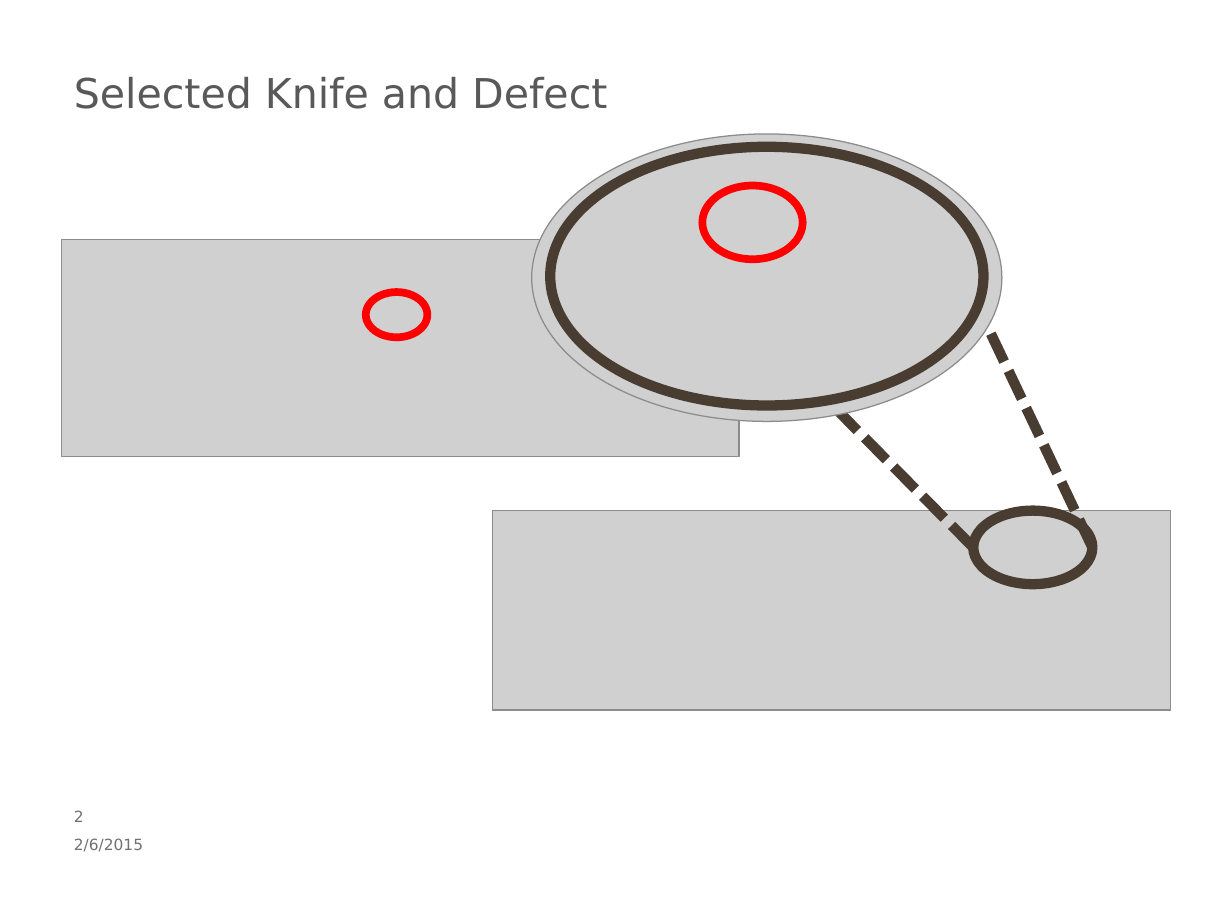
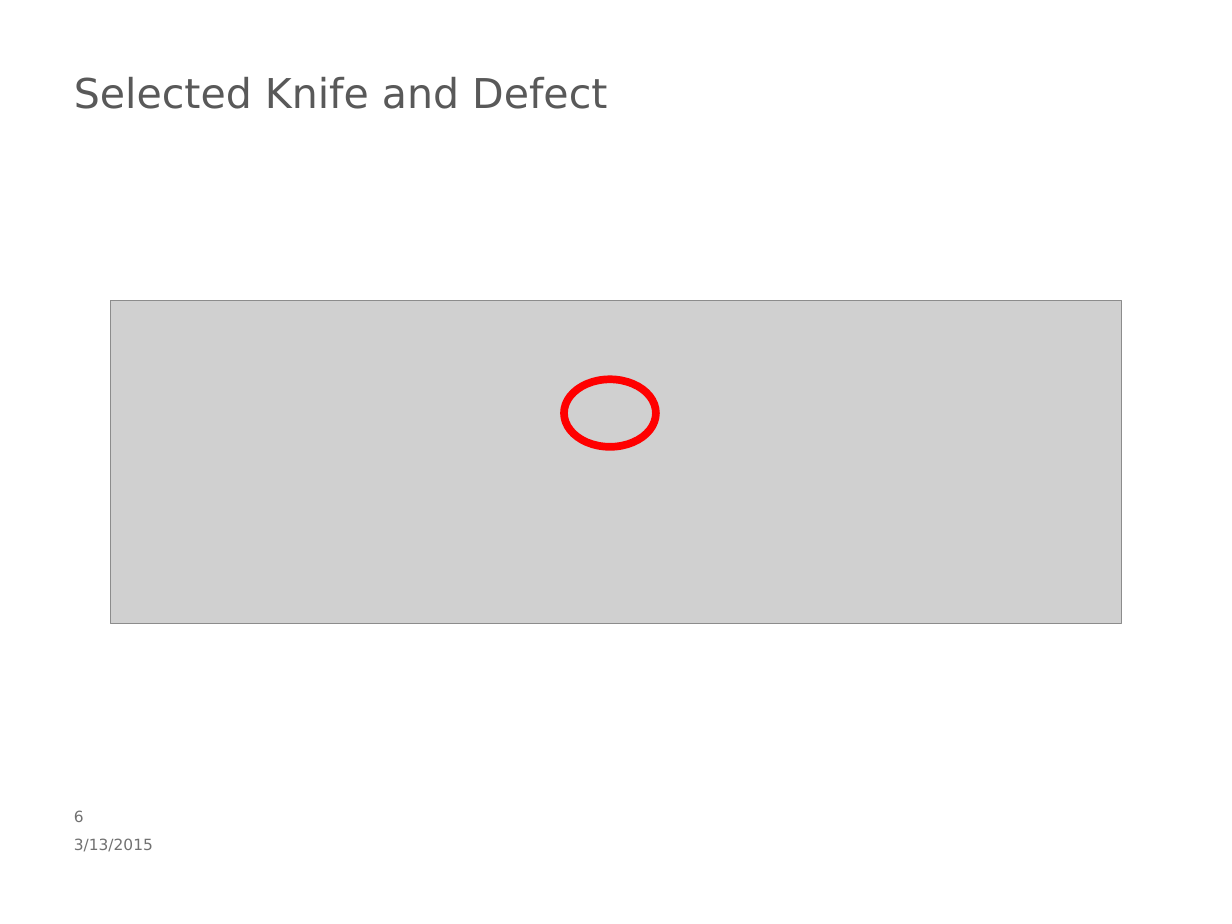
Before and after one commit to nicolaia-osu/ROB599_Project, a slide deck: slide 7 of presentation/slides (working copy).pptx (slide 3 before the commit). Drawn at 1232x924 pixels with LibreOffice and Linux fonts; fonts in the diff are those of the drawing; grey boxes stand for pictures; background and template pictures are left out. Boxes give left, top, right and bottom in pixels: in the first picture for what was removed or moved away, otherwise in the second. Text is boxed around its words. In the diff, an @@ line names an element or a change of style, - is before the commit and + after.

```diff
--- a/presentation/slides (working copy).pptx
+++ b/presentation/slides (working copy).pptx
@@ picture removed at box(532, 134, 1003, 421) @@
@@ ellipse removed at box(551, 147, 984, 405) @@
@@ line removed from (973, 547) to (614, 185) @@
@@ ellipse removed at box(702, 186, 802, 260) @@
@@ line removed from (1093, 547) to (920, 185) @@
@@ picture: place and size @@
-picture at box(62, 240, 739, 457)
+picture at box(111, 301, 1122, 623)
@@ ellipse: place and size @@
-ellipse at box(366, 292, 428, 338)
+ellipse at box(564, 379, 657, 447)
@@ picture removed at box(493, 510, 1170, 710) @@
@@ ellipse removed at box(973, 510, 1093, 584) @@
@@ text at box(74, 838, 153, 852): text changed @@
-2/6/2015
+3/13/2015
@@ page number at box(74, 810, 84, 822): text changed @@
-2
+6
```
Also in this commit, not shown: 15 other slides changed, 11 slides added, 16 slides removed.
